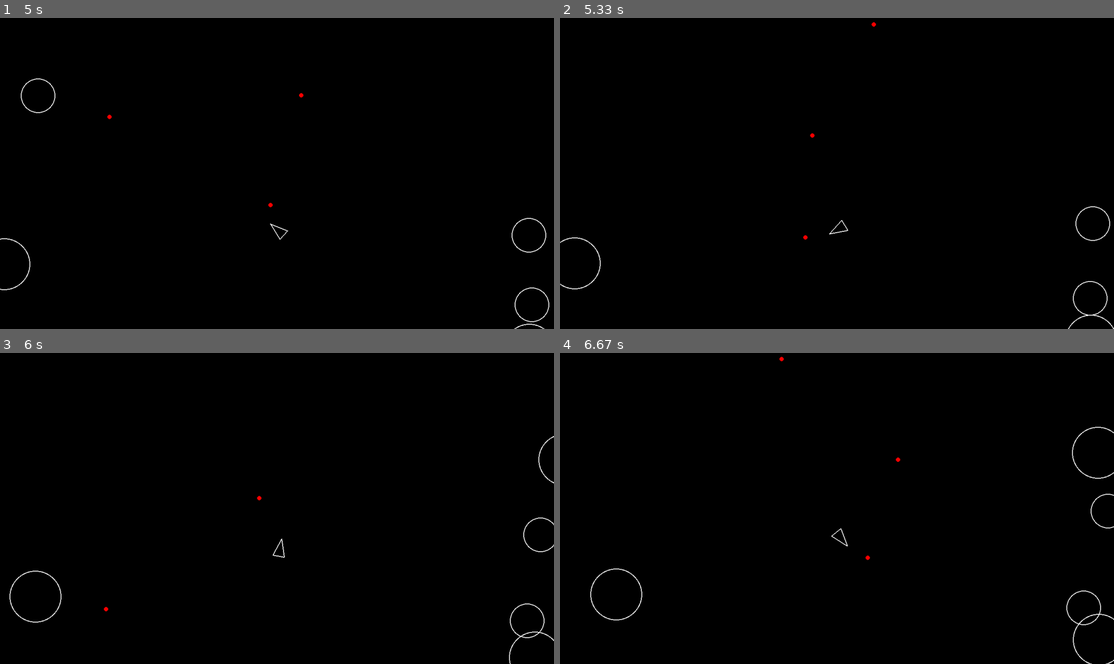
Above: before the commit, frames 1-4 (two rows, left to right).
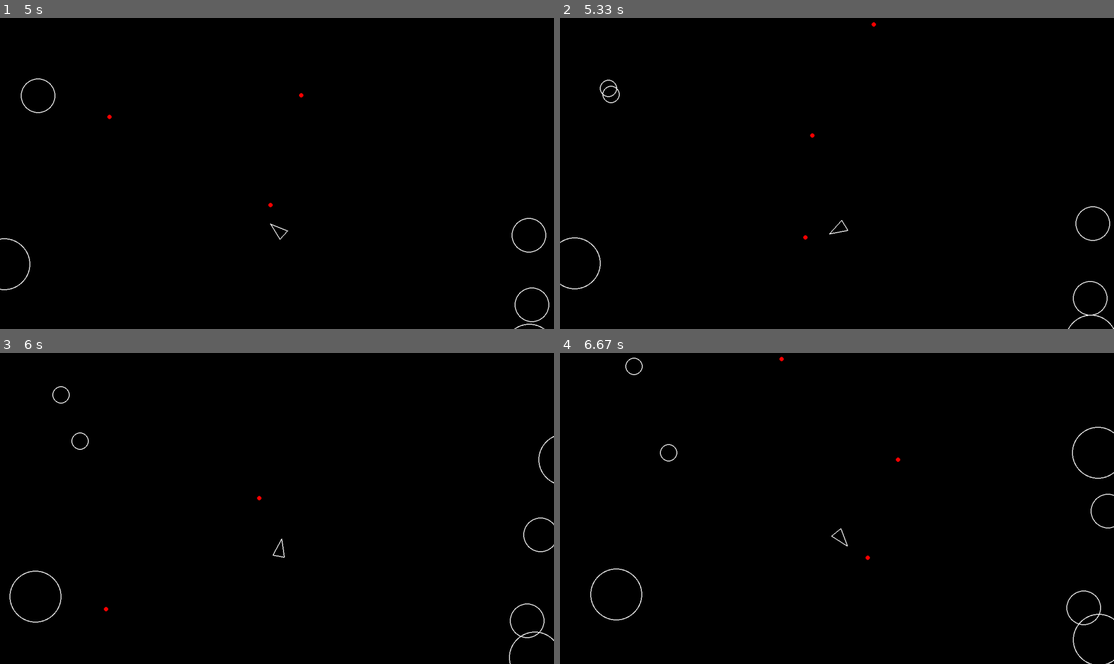
Above: after the commit, the same moments.

Repository: Bhupendrapt5/asteroid-pygame
Game: pygame game, started from main.py
Same seed, same stepped clock (60 frames per second), same inputs: the game is played once before the commit and once after it.
Inputs:
- Up to frame 1 (5 s): tap Space at 0.33, 0.73, 1.03, 1.23, 1.57, 1.87, 2.07, 2.37, 2.63, 2.97, 3.27, 3.4, 3.8, 4.1, 4.47, 4.87 s; hold D 0.67-1.13 s; hold W 1.17-1.47 s; hold D 1.5-1.97 s; hold A 2-2.53 s; hold S 2.57-2.87 s; hold A 2.9-3.3 s; hold W 3.33-3.7 s; hold D 3.73-4.37 s; hold S 4.4-4.77 s; hold A from 4.8 s (still down)
- Up to frame 2 (5.33 s): tap Space at 5.17 s; release A at 5.27 s; hold D from 5.3 s (still down)
- Up to frame 3 (6 s): tap Space at 5.37, 5.67, 5.87 s; release D at 5.77 s; hold W from 5.8 s (still down)
- Up to frame 4 (6.67 s): release W at 6.1 s; hold D 6.13-6.6 s; tap Space at 6.2, 6.5 s; hold A from 6.63 s (still down)

Frame 1 is identical in both runs. In frame 2, less than 0.1% of the frame differs, in the area x 7-11%, y 19-28%; in frame 3, less than 0.1%, in the area x 9-17%, y 10-32%; in frame 4, less than 0.1%.

Commit message:
feat: add asteroid split logic

Diff:
--- a/asteroid.py
+++ b/asteroid.py
@@ -1,7 +1,10 @@
+import random
+
 import pygame
 
 from circleshape import CircleShape
-from constants import LINE_WIDTH
+from constants import ASTEROID_MIN_RADIUS, LINE_WIDTH
+from logger import log_event
 
 
 class Asteroid(CircleShape):
@@ -13,3 +16,21 @@
 
     def update(self, dt: float) -> None:
         self.position += self.velocity * dt
+
+    def split(self) -> None:
+        self.kill()
+        if self.radius <= ASTEROID_MIN_RADIUS:
+            return
+        log_event("asteroid_split")
+
+        new_radius = self.radius - ASTEROID_MIN_RADIUS
+
+        x = self.position.x
+        y = self.position.y
+
+        as_1 = Asteroid(x, y, new_radius)
+        as_2 = Asteroid(x, y, new_radius)
+
+        angle = random.uniform(20, 50)
+        as_1.velocity = self.velocity.rotate(angle) * 1.2
+        as_2.velocity = self.velocity.rotate(-angle) * 1.2
--- a/main.py
+++ b/main.py
@@ -47,7 +47,7 @@
         for shot in shots.copy():
             for asteroid in asteroids.copy():
                 if shot.collides_with(asteroid):
-                    asteroid.kill()
+                    asteroid.split()
                     shot.kill()
                     log_event("asteroid_shot")
                     break
